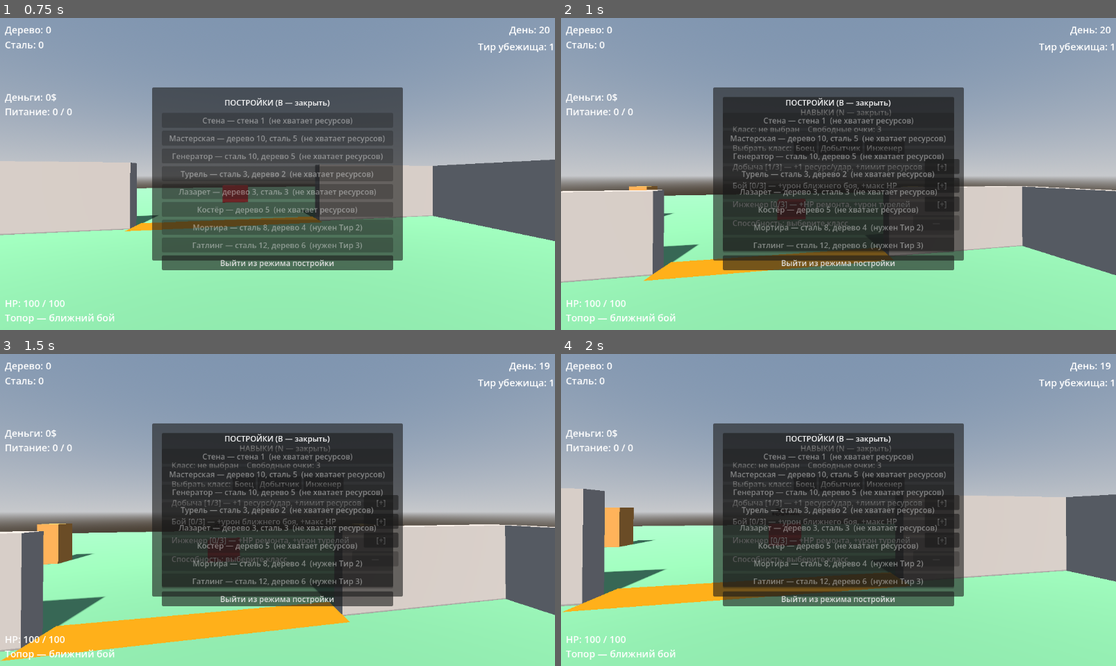
Above: before the commit, frames 1-4 (two rows, left to right).
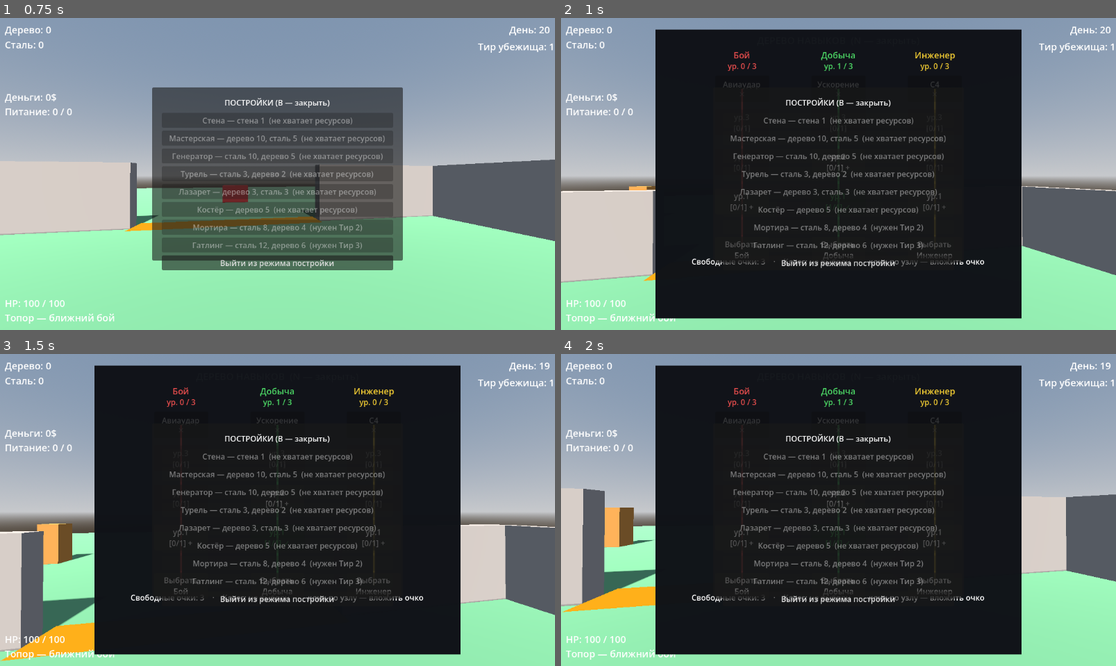
Above: after the commit, the same moments.

Repository: kem4ikkk/ubeziche
Game: Godot game, scene res://scenes/main.tscn
The game is run twice, just before and just after one commit, with the same random seed, the same clock (stepped at 60 frames per second) and the same inputs.
Inputs (mouse positions are in pixels of both pictures, inside the frame that each line leads up to):
- Up to frame 1 (0.75 s): tap Enter at 0.5 s; move the mouse to (305, 174) at 0.52 s; hold W from 0.53 s (still down); tap B at 0.6 s; click (305, 174) at 0.67 s
- Up to frame 2 (1 s): keep holding W; tap Space at 0.77 s; tap N at 0.8 s
- Up to frame 3 (1.5 s): release W at 1.25 s; click (244, 485) at 1.25 s, where only the run before the commit has a clickable "Боец"
- Up to frame 4 (2 s): no input

Frame 1 is identical in both runs. In frame 2, 49% of the frame differs, in the area x 17-83%, y 3-97%; in frame 3, 49%; in frame 4, 50%.

Commit message:
Графическое дерево навыков: 3 колонки/узлы/спины (вид как референс) (4.12d)
skill_menu перерисовано в графическое дерево по референс-скрину:
- 3 цветные колонки (Бой/красный, Добыча/зелёный, Инженер/жёлтый) на тёмном фоне;
  «спина» + узлы снизу вверх: выбор класса → ранги ур.1..3 ([1/1]✓ / [0/1]+ /
  ✕ закр.) → сигнатура (верхний узел: ★ / ↑ открыть / ✕). Заголовок ветки +
  «ур. N/3», строка «Свободные очки · Класс».
- Механика прокачки НЕ изменилась: узлы дёргают те же set_class/upgrade_skill/
  unlock_ability/get_skill_cap (своя ветка до 3, чужая до базы+1 — замок на
  недоступных рангах, сигнатура только своего класса).
- skill_menu.tscn переразмечен (Panel 760×600 + Control Tree, узлы строятся кодом).
- debug_capture: финальный кадр открывает дерево с примерным билдом для визуальной проверки.

Проверено через capture: меню открывается без ошибок (EXIT=0); на кадре дерево
(Боец, Бой ур.2 + Авиаудар, Добыча off +1) отображается корректно.

Co-Authored-By: Claude Opus 4.8 <noreply@anthropic.com>

Diff:
--- a/scenes/skill_menu.tscn
+++ b/scenes/skill_menu.tscn
@@ -11,26 +11,21 @@
 anchor_top = 0.5
 anchor_right = 0.5
 anchor_bottom = 0.5
-offset_left = -240.0
-offset_top = -160.0
-offset_right = 240.0
-offset_bottom = 160.0
+offset_left = -380.0
+offset_top = -300.0
+offset_right = 380.0
+offset_bottom = 300.0
 
-[node name="VBox" type="VBoxContainer" parent="Panel"]
+[node name="Title" type="Label" parent="Panel"]
+offset_left = 0.0
+offset_top = 8.0
+offset_right = 760.0
+offset_bottom = 32.0
+theme_override_font_sizes/font_size = 20
+horizontal_alignment = 1
+text = "ДЕРЕВО НАВЫКОВ  (N — закрыть)"
+
+[node name="Tree" type="Control" parent="Panel"]
 anchor_right = 1.0
 anchor_bottom = 1.0
-offset_left = 20.0
-offset_top = 20.0
-offset_right = -20.0
-offset_bottom = -20.0
-theme_override_constants/separation = 12
-
-[node name="TitleLabel" type="Label" parent="Panel/VBox"]
-text = "НАВЫКИ (N — закрыть)"
-horizontal_alignment = 1
-
-[node name="PointsLabel" type="Label" parent="Panel/VBox"]
-text = "Свободные очки: 3"
-
-[node name="Rows" type="VBoxContainer" parent="Panel/VBox"]
-theme_override_constants/separation = 8
+mouse_filter = 1
--- a/scripts/debug_capture.gd
+++ b/scripts/debug_capture.gd
@@ -1249,6 +1249,22 @@
 		print("  после входа в зону: game_over=", game_state.is_game_over, ", HUD итог: '", result_text, "'")
 		_dump_state("ПОСЛЕ эвакуации")
 
+	# 6.999) Финал: показываем графическое дерево навыков на снимке (Этап 4.12d).
+	if is_instance_valid(player):
+		InventorySystem.reset_run_progression()
+		InventorySystem.set_class("combat")
+		InventorySystem.skill_points = 9
+		InventorySystem.upgrade_skill("combat")   # Бой ур.2
+		InventorySystem.upgrade_skill("combat")
+		InventorySystem.unlock_ability()           # открыт Авиаудар
+		InventorySystem.upgrade_skill("gather")    # чужая ветка +1 (демонстрация лимита)
+		var sm_show := get_tree().get_first_node_in_group("skill_menu")
+		if is_instance_valid(sm_show) and sm_show.has_method("toggle") and not sm_show.visible:
+			sm_show.toggle()
+		if is_instance_valid(hud):
+			hud.result_screen.visible = false       # дерево не перекрывать оверлеем итога
+		await get_tree().create_timer(0.2).timeout
+
 	# 7) Снимок экрана (ждём отрисовку кадра).
 	await RenderingServer.frame_post_draw
 	var image := get_viewport().get_texture().get_image()
--- a/scripts/skill_menu.gd
+++ b/scripts/skill_menu.gd
@@ -1,137 +1,192 @@
 extends CanvasLayer
 
-## Меню навыков (Этап 4.23): открывается клавишей N (см. player.gd).
-## Показывает класс игрока, свободные очки и три ветки; кнопка [+] тратит 1 очко.
-## Очки: 3 на старте, +1 за пережитую ночь (InventorySystem).
-## Этап 4.12: своя ветка качается до SKILL_MAX, чужая — до OFF_CLASS_MAX; отдельная
-## строка открывает сигнатурную способность своего класса (Авиаудар/Костёр/C4).
+## Дерево навыков (Этап 4.12d): графический вид по трём колонкам-веткам
+## (Бой / Добыча / Инженер), как в референс-скрине. Открывается клавишей N.
+## Каждая колонка — «спина» + узлы снизу вверх: выбор класса → ранги ветки
+## (ур. 1..3) → сигнатурная способность (верхний узел). Механика прокачки
+## прежняя (Этап 4.12): своя ветка до SKILL_MAX, чужая — на +1 сверх базы
+## (get_skill_cap); сигнатура — только своего класса (unlock_ability).
+## Очки: 3 на старте + 1/ночь (InventorySystem). Класс выбирается ЗДЕСЬ (стартовый
+## попап убран в 4.12c); reset_run_progression на новый забег.
 
-const BRANCHES := [
-	{"key": "gather",   "name": "Добыча",  "desc": "+1 ресурс/удар, +лимит ресурсов"},
-	{"key": "combat",   "name": "Бой",     "desc": "+урон ближнего боя, +макс HP"},
-	{"key": "engineer", "name": "Инженер", "desc": "+HP ремонта, +урон турелей"},
+const COLUMNS := [
+	{"key": "combat",   "title": "Бой",     "color": Color(0.90, 0.30, 0.30), "ability": "Авиаудар"},
+	{"key": "gather",   "title": "Добыча",  "color": Color(0.30, 0.85, 0.40), "ability": "Ускорение"},
+	{"key": "engineer", "title": "Инженер", "color": Color(0.95, 0.80, 0.20), "ability": "C4"},
 ]
-
-# Сигнатурная способность по классу (Этап 4.12; Добыча: Ускорение с 4.12c).
-const ABILITY_BY_CLASS := {"combat": "Авиаудар", "gather": "Ускорение", "engineer": "C4"}
 const CLASS_NAMES := {"combat": "Боец", "gather": "Добытчик", "engineer": "Инженер", "": "не выбран"}
 
-@onready var _points_label: Label = $Panel/VBox/PointsLabel
-@onready var _rows_box: VBoxContainer = $Panel/VBox/Rows
+# Раскладка узлов внутри Control "Tree" (≈760×600).
+const COL_X := [180, 380, 580]
+const Y_TITLE := 40
+const Y_PTS := 64
+const Y_SIG := 96
+const Y_RANK := [330, 248, 166]   # ранги 1,2,3 (снизу вверх)
+const Y_CLASS := 430
+const NODE_W := 112
+const NODE_H := 54
 
-var _rows: Array = []
-var _class_btns: Array = []
-var _ability_label: Label
-var _ability_btn: Button
+var _cols: Array = []
+var _free_label: Label
 var _capture_mode := false
 
 
 func _ready() -> void:
 	add_to_group("skill_menu")
 	_capture_mode = OS.get_cmdline_user_args().has("--capture")
-	# Меню работает всегда (паузы в игре нет, Этап 4.31).
 	process_mode = Node.PROCESS_MODE_ALWAYS
-	# Новый забег: сбрасываем класс/навыки (раньше это делал стартовый попап,
-	# убран в 4.12c — класс выбирается здесь, в меню N). В capture не трогаем.
+	# Новый забег: сброс класса/навыков (стартового попапа нет, 4.12c). В capture
+	# не трогаем — класс/уровни задаёт тест.
 	if not _capture_mode:
 		InventorySystem.reset_run_progression()
-	_build_rows()
+	_build_tree()
 	InventorySystem.skills_changed.connect(_refresh)
 	InventorySystem.class_changed.connect(func(_c): _refresh())
 	visible = false
 	_refresh()
 
 
-func _build_rows() -> void:
-	# Выбор класса в меню N (Этап 4.12c: стартовый попап убран). Доступно, пока
-	# класс не выбран; выбор фиксируется на забег.
-	var class_row := HBoxContainer.new()
-	var pick_label := Label.new()
-	pick_label.text = "Выбрать класс:"
-	class_row.add_child(pick_label)
-	for c in [["combat", "Боец"], ["gather", "Добытчик"], ["engineer", "Инженер"]]:
-		var cb := Button.new()
-		cb.text = c[1]
-		cb.pressed.connect(func() -> void: InventorySystem.set_class(c[0]))
-		class_row.add_child(cb)
-		_class_btns.append({"key": c[0], "btn": cb})
-	_rows_box.add_child(class_row)
+func _build_tree() -> void:
+	var tree: Control = $Panel/Tree
+	# Тёмный непрозрачный фон (чтобы 3D-сцена не просвечивала сквозь дерево).
+	var bg := ColorRect.new()
+	bg.color = Color(0.06, 0.07, 0.09, 0.97)
+	bg.position = Vector2(0, 0)
+	bg.size = Vector2(760, 600)
+	bg.mouse_filter = Control.MOUSE_FILTER_IGNORE
+	tree.add_child(bg)
+	# Подпись свободных очков и класса (внизу по центру).
+	_free_label = Label.new()
+	_free_label.position = Vector2(0, 470)
+	_free_label.size = Vector2(760, 24)
+	_free_label.horizontal_alignment = HORIZONTAL_ALIGNMENT_CENTER
+	tree.add_child(_free_label)
 
-	for branch in BRANCHES:
-		var row := HBoxContainer.new()
-		var label := Label.new()
-		label.size_flags_horizontal = Control.SIZE_EXPAND_FILL
-		var btn := Button.new()
-		btn.custom_minimum_size = Vector2(72, 0)
-		btn.pressed.connect(_on_upgrade.bind(branch.key))
-		row.add_child(label)
-		row.add_child(btn)
-		_rows_box.add_child(row)
-		_rows.append({"branch": branch, "label": label, "btn": btn})
-	# Строка сигнатурной способности класса (после веток).
-	var arow := HBoxContainer.new()
-	_ability_label = Label.new()
-	_ability_label.size_flags_horizontal = Control.SIZE_EXPAND_FILL
-	_ability_btn = Button.new()
-	_ability_btn.custom_minimum_size = Vector2(96, 0)
-	_ability_btn.pressed.connect(_on_unlock_ability)
-	arow.add_child(_ability_label)
-	arow.add_child(_ability_btn)
-	_rows_box.add_child(arow)
+	for ci in COLUMNS.size():
+		var col: Dictionary = COLUMNS[ci]
+		var x: int = COL_X[ci]
+		# «Спина» колонки (полупрозрачная линия за узлами).
+		var spine := ColorRect.new()
+		spine.color = Color(col.color.r, col.color.g, col.color.b, 0.35)
+		spine.position = Vector2(x - 2, Y_SIG + NODE_H / 2)
+		spine.size = Vector2(4, Y_CLASS - Y_SIG)
+		tree.add_child(spine)
+		# Заголовок ветки + строка уровня.
+		var title := _make_label(tree, x - 90, Y_TITLE, 180)
+		title.text = col.title
+		title.modulate = col.color
+		title.add_theme_font_size_override("font_size", 18)
+		var pts := _make_label(tree, x - 90, Y_PTS, 180)
+		# Узлы: сигнатура (верх), ранги, выбор класса (низ).
+		var sig := _make_node(tree, x, Y_SIG)
+		sig.pressed.connect(_on_sig.bind(col.key))
+		var ranks: Array = []
+		for r in 3:
+			var rb := _make_node(tree, x, Y_RANK[r])
+			rb.pressed.connect(_on_rank.bind(col.key))
+			ranks.append(rb)
+		var cls_btn := _make_node(tree, x, Y_CLASS)
+		cls_btn.pressed.connect(_on_pick.bind(col.key))
+		_cols.append({"col": col, "pts": pts, "sig": sig, "ranks": ranks, "cls_btn": cls_btn})
 
 
-func _on_upgrade(branch_key: String) -> void:
-	InventorySystem.upgrade_skill(branch_key)
+func _make_node(parent: Control, cx: int, y: int) -> Button:
+	var b := Button.new()
+	b.size = Vector2(NODE_W, NODE_H)
+	b.position = Vector2(cx - NODE_W / 2, y)
+	b.autowrap_mode = TextServer.AUTOWRAP_WORD
+	parent.add_child(b)
+	return b
 
 
-func _on_unlock_ability() -> void:
+func _make_label(parent: Control, x: int, y: int, w: int) -> Label:
+	var l := Label.new()
+	l.position = Vector2(x, y)
+	l.size = Vector2(w, 22)
+	l.horizontal_alignment = HORIZONTAL_ALIGNMENT_CENTER
+	parent.add_child(l)
+	return l
+
+
+func _on_pick(key: String) -> void:
+	InventorySystem.set_class(key)
+
+
+func _on_rank(key: String) -> void:
+	InventorySystem.upgrade_skill(key)
+
+
+func _on_sig(_key: String) -> void:
 	InventorySystem.unlock_ability()
 
 
 func _refresh() -> void:
 	var cls: String = InventorySystem.player_class
-	_points_label.text = "Класс: %s    Свободные очки: %d" % [CLASS_NAMES.get(cls, cls), InventorySystem.skill_points]
-	# Кнопки выбора класса активны, пока класс не выбран; выбранный — отмечен.
-	for cbi in _class_btns:
-		cbi.btn.disabled = cls != ""
-		cbi.btn.text = ("✓ " if cbi.key == cls else "") + CLASS_NAMES.get(cbi.key, cbi.key)
-	for r in _rows:
-		var key: String = r.branch.key
+	_free_label.text = "Свободные очки: %d    ·    Класс: %s    ·    клик по узлу — вложить очко" % [
+			InventorySystem.skill_points, CLASS_NAMES.get(cls, cls)]
+	for c in _cols:
+		var key: String = c.col.key
+		var color: Color = c.col.color
 		var lvl: int = InventorySystem.get_skill_level(key)
 		var cap: int = InventorySystem.get_skill_cap(key)
-		var own: bool = cls == "" or key == cls
-		var tag := "" if own else "  (чужая)"
-		r.label.text = "%s [%d/%d]%s — %s" % [r.branch.name, lvl, cap, tag, r.branch.desc]
-		var maxed: bool = lvl >= cap
-		r.btn.disabled = maxed or InventorySystem.skill_points <= 0
-		r.btn.text = "MAX" if maxed else "[+]"
-	_refresh_ability(cls)
-
-
-## Строка сигнатурной способности своего класса.
-func _refresh_ability(cls: String) -> void:
-	if cls == "":
-		_ability_label.text = "Способность: выберите класс"
-		_ability_btn.disabled = true
-		_ability_btn.text = "—"
-		return
-	var aname: String = ABILITY_BY_CLASS.get(cls, "?")
-	if InventorySystem.ability_unlocked():
-		_ability_label.text = "Способность: %s — открыта (F)" % aname
-		_ability_btn.disabled = true
-		_ability_btn.text = "Готово"
-	else:
-		_ability_label.text = "Способность: %s (нужен ур. ветки ≥1 и очко)" % aname
-		var can: bool = InventorySystem.get_skill_level(cls) >= 1 and InventorySystem.skill_points > 0
-		_ability_btn.disabled = not can
-		_ability_btn.text = "Открыть"
+		var maxl: int = InventorySystem.SKILL_MAX[key]
+		c.pts.text = "ур. %d / %d" % [lvl, maxl]
+		c.pts.modulate = color
+		# Узел выбора класса (низ).
+		var cb: Button = c.cls_btn
+		if cls == key:
+			cb.text = "✓ " + c.col.title
+			cb.disabled = true
+			cb.modulate = color
+		elif cls == "":
+			cb.text = "Выбрать\n" + c.col.title
+			cb.disabled = false
+			cb.modulate = Color(1, 1, 1)
+		else:
+			cb.text = c.col.title
+			cb.disabled = true
+			cb.modulate = Color(0.4, 0.4, 0.4)
+		# Ранги ветки (ур. 1..3).
+		for r in 3:
+			var l_lvl: int = r + 1
+			var rb: Button = c.ranks[r]
+			if lvl >= l_lvl:
+				rb.text = "ур.%d\n[1/1] ✓" % l_lvl
+				rb.disabled = true
+				rb.modulate = color
+			elif lvl == l_lvl - 1 and l_lvl <= cap and InventorySystem.skill_points > 0:
+				rb.text = "ур.%d\n[0/1] +" % l_lvl
+				rb.disabled = false
+				rb.modulate = Color(1, 1, 1)
+			elif l_lvl > cap:
+				rb.text = "ур.%d\n✕ закр." % l_lvl
+				rb.disabled = true
+				rb.modulate = Color(0.35, 0.35, 0.35)
+			else:
+				rb.text = "ур.%d\n[0/1]" % l_lvl
+				rb.disabled = true
+				rb.modulate = Color(0.55, 0.55, 0.55)
+		# Сигнатурная способность (верх): только своего класса.
+		var ab: String = c.col.ability
+		var sig: Button = c.sig
+		if cls == key and InventorySystem.ability_unlocked():
+			sig.text = "★ " + ab
+			sig.disabled = true
+			sig.modulate = color
+		elif cls == key and lvl >= 1 and InventorySystem.skill_points > 0:
+			sig.text = "↑ " + ab + "\n[открыть]"
+			sig.disabled = false
+			sig.modulate = Color(1, 1, 1)
+		else:
+			sig.text = ab + "\n✕"
+			sig.disabled = true
+			sig.modulate = Color(0.4, 0.4, 0.4)
 
 
 ## Открыть/закрыть меню (вызывается из player.gd по клавише N).
 func toggle() -> void:
 	visible = not visible
-	# Паузы в игре НЕТ (решение автора 2026-06-16): меню открыто — игра идёт.
-	# Только освобождаем/захватываем курсор для кликов по кнопкам.
+	# Паузы в игре НЕТ (4.31): меню открыто — игра идёт. Только курсор для кликов.
 	if not _capture_mode:
 		Input.mouse_mode = Input.MOUSE_MODE_VISIBLE if visible else Input.MOUSE_MODE_CAPTURED
 	if visible:
Not shown, changed: docs/PROGRESS.md
